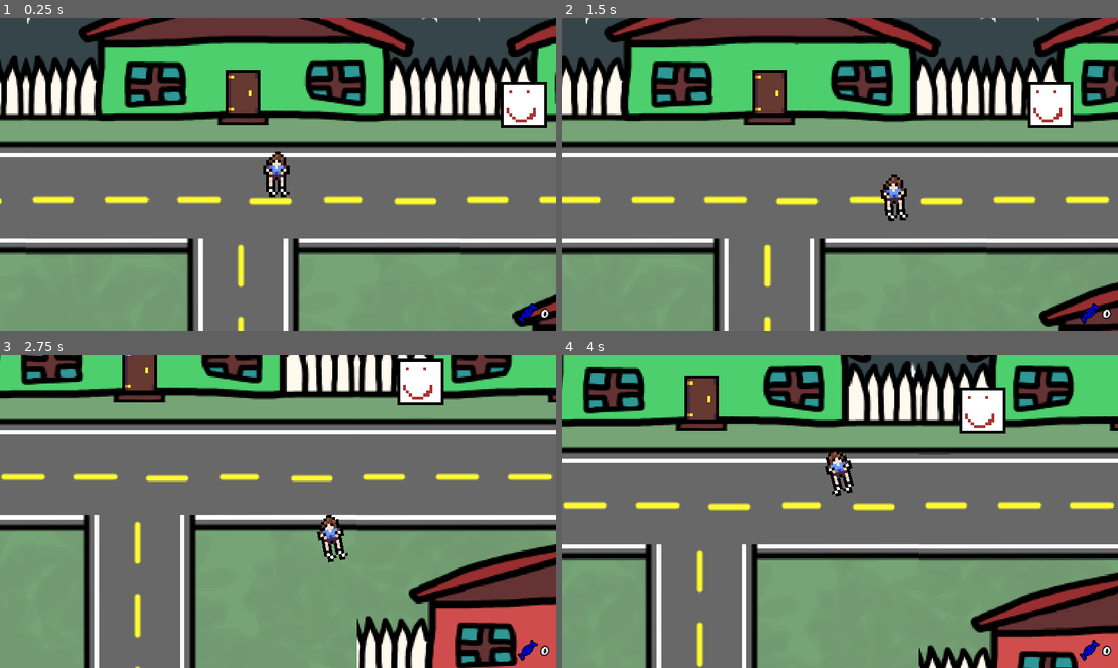
Above: before the commit, frames 1-4 (two rows, left to right).
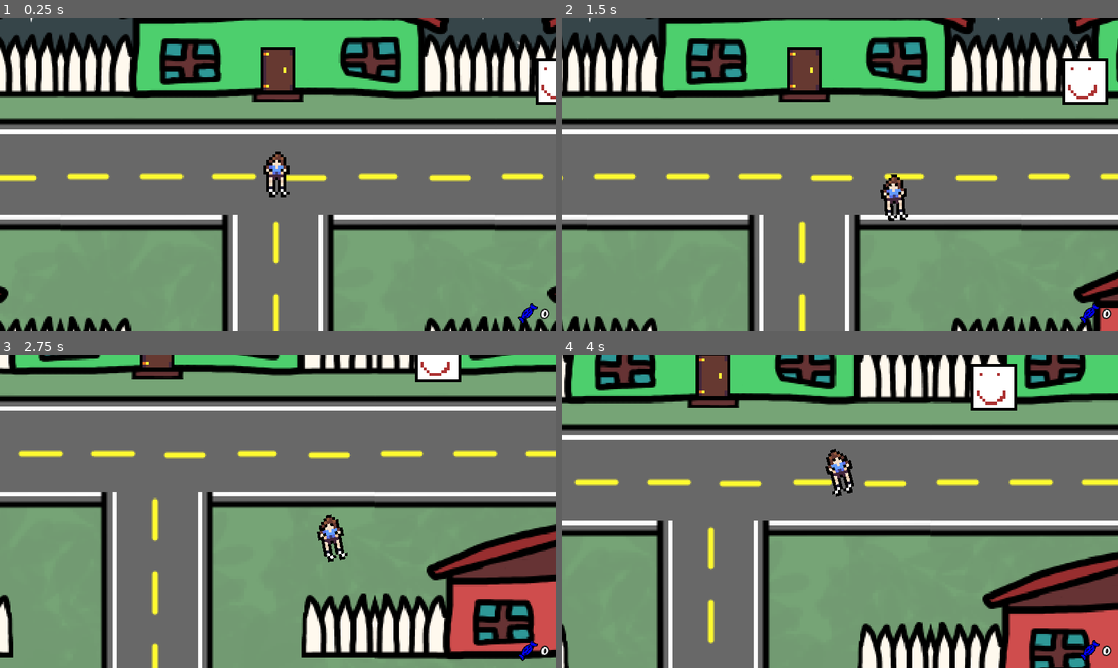
Above: after the commit, the same moments.

Repository: Shadowcrafter2017/Treat
Game: Godot game, scene res://scenes/Areas/Outside/outside.tscn
Two runs of this game, one before a commit and one after it. Both use one fixed random seed, a clock stepped at 60 frames per second and the inputs below.
Inputs:
- Up to frame 1 (0.25 s): no input
- Up to frame 2 (1.5 s): tap Enter at 0.5 s; hold D (Move_Right) 0.53-1.28 s; tap Space (Action) at 0.6, 1.35 s; hold S (Move_Down) from 1.28 s (still down)
- Up to frame 3 (2.75 s): release S (Move_Down) at 2.03 s; hold D (Move_Right) from 2.03 s (still down); tap Space (Action) at 2.1 s
- Up to frame 4 (4 s): release D (Move_Right) at 2.78 s; hold W (Move_Up) 2.78-3.53 s; tap Space (Action) at 2.85, 3.6 s; hold A (Move_Left) from 3.53 s (still down)

The runs differ from the first frame. In frame 1, 55% of the frame differs, in the area x 0-100%, y 0-100%; in frame 2, 56%; in frame 3, 50%; in frame 4, 52%.

Commit message:
fixed fence cutoff, added outside level bounds

Diff:
--- a/scenes/Areas/Outside/outside.tscn
+++ b/scenes/Areas/Outside/outside.tscn
@@ -7,12 +7,21 @@
 [ext_resource type="Texture2D" uid="uid://b8cbk5q8fpuur" path="res://scenes/decorations/art/road.png" id="3_yok8o"]
 [ext_resource type="Texture2D" uid="uid://beuijxpgjjra1" path="res://art/dummy.png" id="4_fqnyt"]
 [ext_resource type="PackedScene" uid="uid://csqcnioju0lf5" path="res://scenes/decorations/house.tscn" id="7_0ewl3"]
+[ext_resource type="Texture2D" uid="uid://lkdr6jkb6me8" path="res://scenes/decorations/art/fencepiece.png" id="8_osilp"]
 
 [node name="Outside" type="Node2D"]
 
 [node name="ParallaxBackground" parent="." instance=ExtResource("1_p0mmn")]
 
 [node name="HUD" parent="." instance=ExtResource("1_ja63c")]
+
+[node name="CollisionBounds" type="Node2D" parent="."]
+
+[node name="StaticBody2D" type="StaticBody2D" parent="CollisionBounds"]
+collision_mask = 0
+
+[node name="CollisionPolygon2D" type="CollisionPolygon2D" parent="CollisionBounds/StaticBody2D"]
+polygon = PackedVector2Array(-675, 180, -675, 0, -677, 0, -677, 182, 827, 182, 827, 0, 825, 0, 826, 180)
 
 [node name="Roads" type="Node2D" parent="."]
 
@@ -168,6 +177,15 @@
 [node name="House2" parent="Houses2" instance=ExtResource("7_0ewl3")]
 position = Vector2(150, 0)
 
+[node name="Fencepiece2" type="Sprite2D" parent="Houses2/House2/StaticBody" index="1"]
+position = Vector2(-87.5, 12)
+scale = Vector2(0.5, 0.5)
+texture = ExtResource("8_osilp")
+flip_h = true
+
+[node name="Collider" parent="Houses2/House2/StaticBody" index="2"]
+polygon = PackedVector2Array(75, 18, 75, 1, 0, -25, -75, 2, -100, 2, -100, 18)
+
 [node name="House3" parent="Houses2" instance=ExtResource("7_0ewl3")]
 position = Vector2(300, 0)
 
@@ -182,6 +200,14 @@
 
 [node name="House7" parent="Houses2" instance=ExtResource("7_0ewl3")]
 position = Vector2(-150, 0)
+
+[node name="Fencepiece" type="Sprite2D" parent="Houses2/House7/StaticBody" index="1"]
+position = Vector2(87.5, 12)
+scale = Vector2(0.5, 0.5)
+texture = ExtResource("8_osilp")
+
+[node name="Collider" parent="Houses2/House7/StaticBody" index="2"]
+polygon = PackedVector2Array(-75, 18, -75, 2, 0, -25, 83, 1, 100, 1, 100, 18)
 
 [node name="House8" parent="Houses2" instance=ExtResource("7_0ewl3")]
 position = Vector2(-300, 0)
@@ -202,7 +228,17 @@
 texture = ExtResource("4_fqnyt")
 
 [node name="Player" parent="." instance=ExtResource("2_p2wo6")]
-position = Vector2(12, 42)
-
+position = Vector2(0, 50)
+
+[node name="Camera" parent="Player" index="2"]
+limit_left = -675
+limit_top = -25
+limit_right = 825
+limit_bottom = 180
+
+[editable path="Houses2/House2"]
+[editable path="Houses2/House2/StaticBody/Door"]
+[editable path="Houses2/House7"]
+[editable path="Houses2/House7/StaticBody/Door"]
 [editable path="InteractionArea"]
 [editable path="Player"]
--- a/scenes/characters/player/player.gd
+++ b/scenes/characters/player/player.gd
@@ -2,7 +2,7 @@
 
 @export var candy_minigame : PackedScene
 @export var dialogue_scene : PackedScene
-@export var move_speed : float = 42.0
+@export var move_speed : float = 42.0 #42.0
 
 var doing_action : bool = false #for disabling input
 
--- a/scenes/characters/player/player.tscn
+++ b/scenes/characters/player/player.tscn
@@ -7,7 +7,7 @@
 [ext_resource type="Theme" uid="uid://b1qm5tra82824" path="res://scenes/Other/InteractTheme.tres" id="5_kjysk"]
 
 [sub_resource type="RectangleShape2D" id="RectangleShape2D_48fps"]
-size = Vector2(16, 8)
+size = Vector2(8, 8)
 
 [sub_resource type="CircleShape2D" id="CircleShape2D_vljtr"]
 radius = 16.0
--- a/scenes/decorations/house.tscn
+++ b/scenes/decorations/house.tscn
@@ -32,22 +32,18 @@
 "speed": 0.0
 }]
 
-[sub_resource type="RectangleShape2D" id="RectangleShape2D_1gnex"]
-size = Vector2(150, 43)
-
 [node name="House" type="Node2D"]
 script = ExtResource("1_gcy2i")
 
 [node name="StaticBody" type="StaticBody2D" parent="."]
+collision_mask = 0
 
 [node name="Sprite" type="AnimatedSprite2D" parent="StaticBody"]
 scale = Vector2(0.5, 0.5)
 sprite_frames = SubResource("SpriteFrames_xqvp0")
 
-[node name="Collider" type="CollisionShape2D" parent="StaticBody"]
-position = Vector2(0, -3.5)
-shape = SubResource("RectangleShape2D_1gnex")
-debug_color = Color(0.321569, 0.615686, 0.317647, 0.419608)
+[node name="Collider" type="CollisionPolygon2D" parent="StaticBody"]
+polygon = PackedVector2Array(75, 18, -75, 18, -75, 2, 0, -25, 75, 1)
 
 [node name="Door" parent="StaticBody" instance=ExtResource("1_0osxc")]
 position = Vector2(0, 14)
Not shown: 1 places in scenes/Areas/Outside/outside.tscn that only renumber resources
Binary file added: scenes/decorations/art/fencepiece.png
Not shown, added: scenes/decorations/art/fencepiece.png.import
Not shown: 1 places in scenes/decorations/house.tscn that only renumber resources
